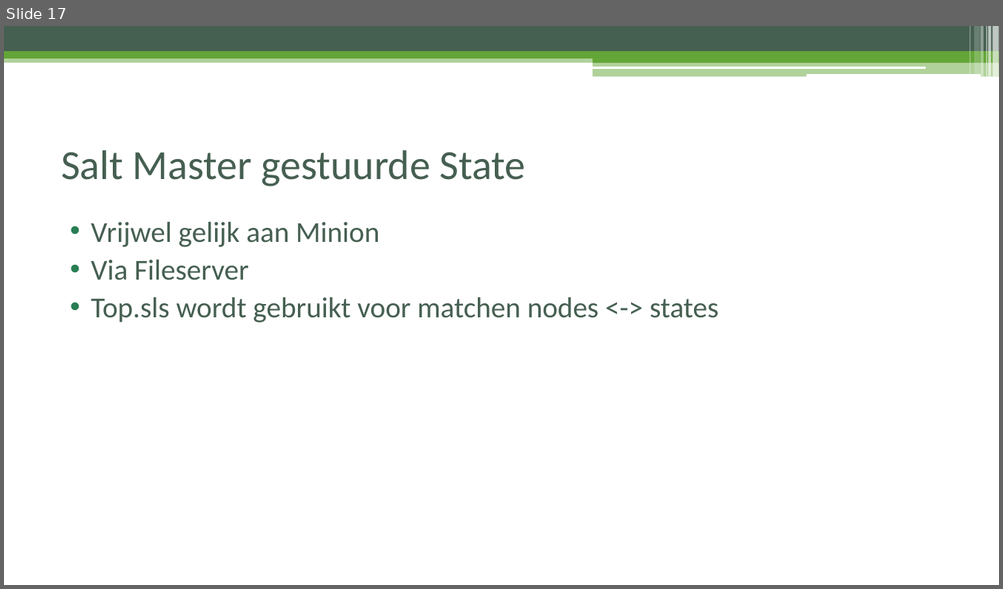
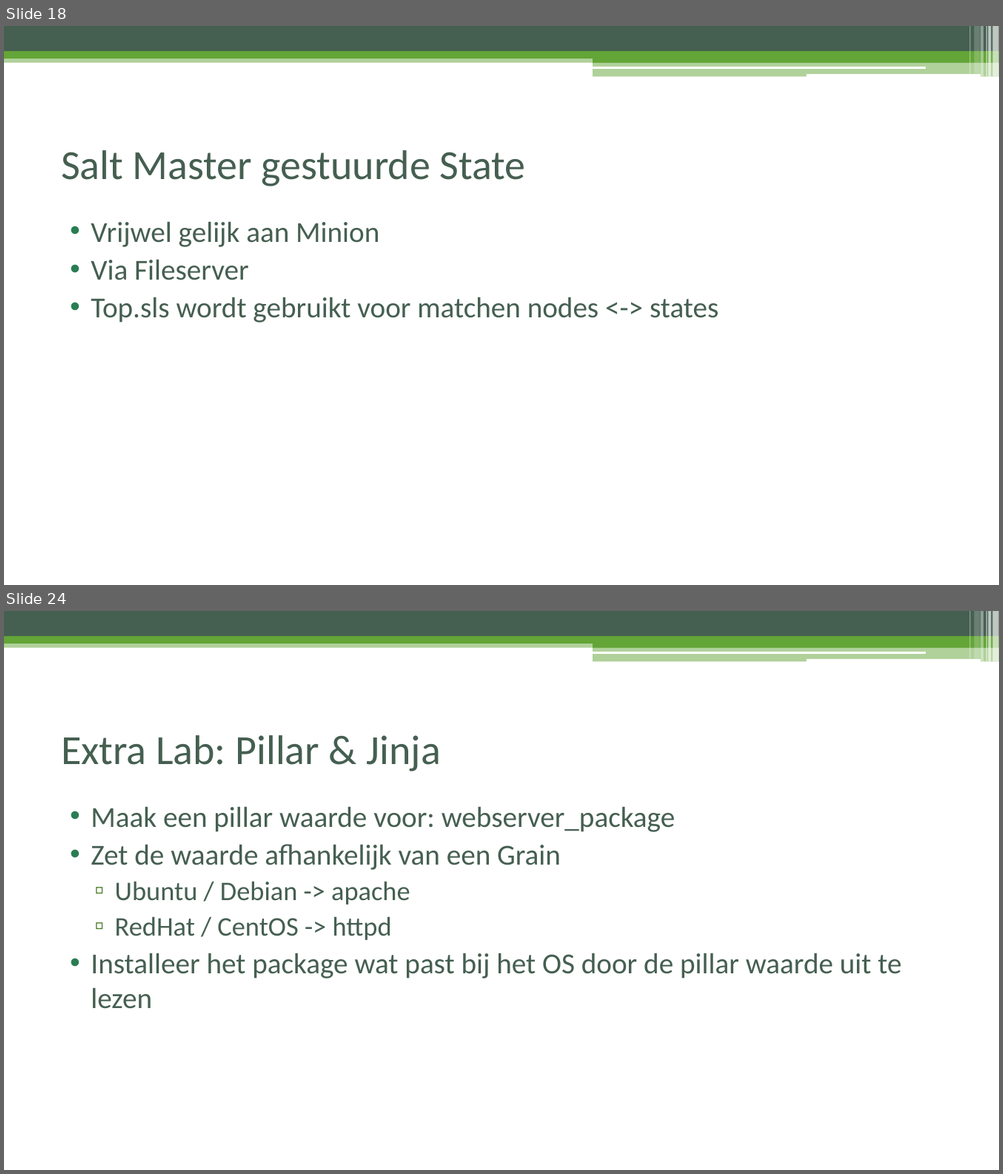
Before and after one commit to FireDrunk/salt-training, a slide deck: presentation.pptx. Shown one above the other, each under a label of ours: slide 17 before the commit, slides 18 and 24 after it; the slides between them are not shown. The pictures are 1003x589 and 1003x1174 pixels, drawn with LibreOffice and Linux fonts; fonts in the diff are those of the drawing. Boxes give left, top, right and bottom in pixels: in the first picture for what was removed or moved away, otherwise in the second. Text is boxed around its words. In the diff, an @@ line names an element or a change of style, - is before the commit and + after.

```diff
--- a/presentation.pptx
+++ b/presentation.pptx
@@ slide 24 added at [4, 611, 999, 1170], background #FFFFFF; not listed: 13 template elements that a slide beside it also shows @@
@@ title added at [61, 735, 441, 772], 40 pt, text #455F51 @@
+Extra Lab: Pillar & Jinja
@@ text added at [91, 806, 901, 1009], 28 pt, text #455F51 @@
+• Maak een pillar waarde voor: webserver_package
+• Zet de waarde afhankelijk van een Grain
+  ▫ Ubuntu / Debian -> apache
+  ▫ RedHat / CentOS -> httpd
+• Installeer het package wat past bij het OS door de pillar waarde uit te lezen
@@ what was slide 17 is now slide 18 @@
```
Also in this commit, not shown: 5 slides changed, 3 other slides added, 1 slide removed, 11 other files.
